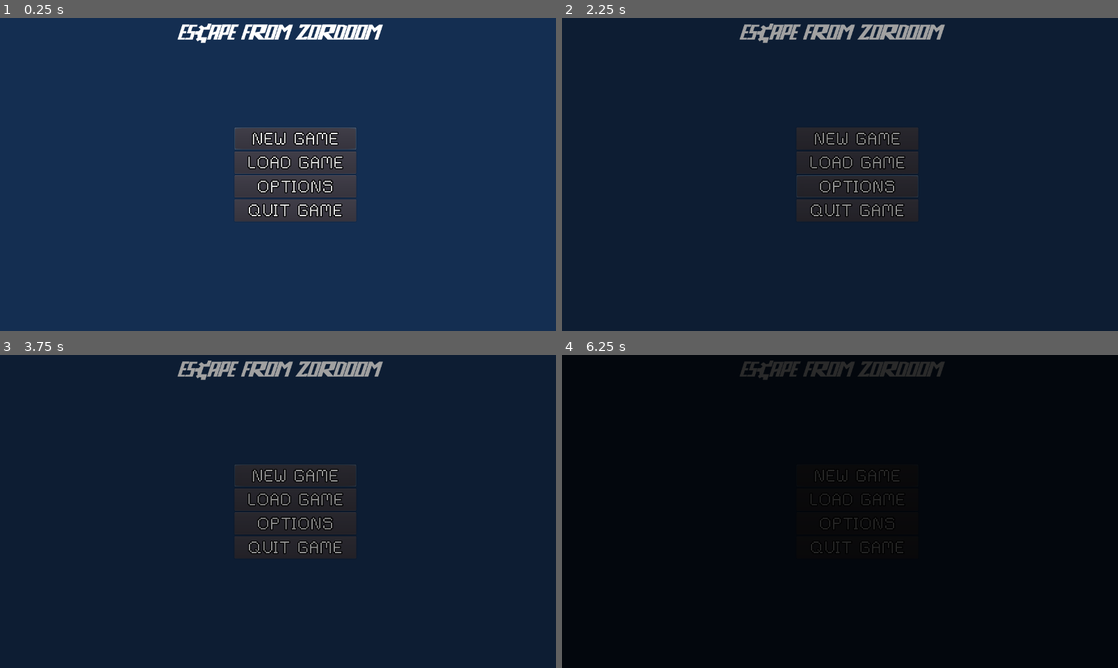
Above: before the commit, frames 1-4 (two rows, left to right).
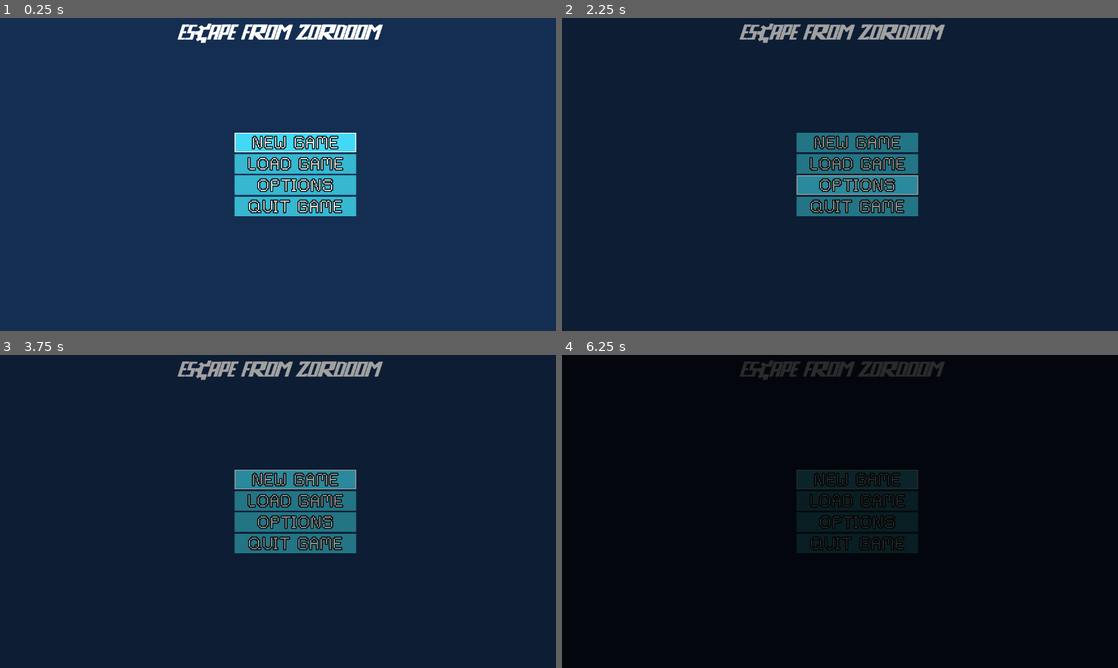
Above: after the commit, the same moments.

Repository: JoonasHeinonen/escape-from-zordoom-prison
Game: Godot game, scene res://scenes/Menu/MainMenu.tscn
The game is run twice, just before and just after one commit, with the same random seed, the same clock (stepped at 60 frames per second) and the same inputs.
Inputs:
- Up to frame 1 (0.25 s): no input
- Up to frame 2 (2.25 s): click "LOAD GAME" at 0.5 s; click "Back" at 1.25 s; click "OPTIONS" at 2 s
- Up to frame 3 (3.75 s): click "Back" at 2.75 s; click "NEW GAME" at 3.5 s
- Up to frame 4 (6.25 s): click "NEW GAME" at 4.25 s; click "NEW GAME" at 5 s; tap Enter at 5.75 s

The runs differ from the first frame. In frame 1, 5.9% of the frame differs, in the area x 42-65%, y 34-65%; in frame 2, 5.4%; in frame 3, 5.3%; in frame 4, 1.7%.

Commit message:
feature/theme: Created the theme and added quit button functionality.

Diff:
--- a/default_env.tres
+++ b/default_env.tres
@@ -1,5 +1,7 @@
 [gd_resource type="Environment" load_steps=2 format=2]
+
 [sub_resource type="ProceduralSky" id=1]
+
 [resource]
 background_mode = 2
 background_sky = SubResource( 1 )
--- a/scenes/Menu/MainMenu.tscn
+++ b/scenes/Menu/MainMenu.tscn
@@ -45,24 +45,26 @@
 alignment = 1
 
 [node name="NewGameButton" parent="VBoxContainer/CenterRow/Buttons" instance=ExtResource( 5 )]
-margin_top = 252.0
+margin_top = 264.0
 margin_right = 280.0
-margin_bottom = 303.0
+margin_bottom = 309.0
 
 [node name="LoadGameButton" parent="VBoxContainer/CenterRow/Buttons" instance=ExtResource( 2 )]
-margin_top = 307.0
+margin_top = 313.0
 margin_right = 280.0
 margin_bottom = 358.0
+scene_to_load = "res://scenes/Menu/LoadGame.tscn"
 
 [node name="OptionsButton" parent="VBoxContainer/CenterRow/Buttons" instance=ExtResource( 3 )]
 margin_top = 362.0
 margin_right = 280.0
-margin_bottom = 413.0
+margin_bottom = 407.0
+scene_to_load = "res://scenes/Menu/Options.tscn"
 
 [node name="QuitGameButton" parent="VBoxContainer/CenterRow/Buttons" instance=ExtResource( 4 )]
-margin_top = 417.0
+margin_top = 411.0
 margin_right = 280.0
-margin_bottom = 468.0
+margin_bottom = 456.0
 
 [node name="FadeIn" parent="." instance=ExtResource( 6 )]
 visible = false
--- a/scenes/Menu/MainMenuButtons/LoadGameButtonButton.tscn
+++ b/scenes/Menu/MainMenuButtons/LoadGameButtonButton.tscn
@@ -4,4 +4,3 @@
 
 [node name="LoadGameButton" instance=ExtResource( 1 )]
 text = "LOAD GAME"
-scene_to_load = "res://scenes/Menu/LoadGame.tscn"
--- a/scenes/Menu/MainMenuButtons/NewGameButton.tscn
+++ b/scenes/Menu/MainMenuButtons/NewGameButton.tscn
@@ -4,4 +4,3 @@
 
 [node name="NewGameButton" instance=ExtResource( 1 )]
 text = "NEW GAME"
-scene_to_load = "res://scenes/Menu/NewGame.tscn"
--- a/scenes/Menu/MainMenuButtons/OptionsButton.tscn
+++ b/scenes/Menu/MainMenuButtons/OptionsButton.tscn
@@ -4,4 +4,3 @@
 
 [node name="OptionsButton" instance=ExtResource( 1 )]
 text = "OPTIONS"
-scene_to_load = "res://scenes/Menu/Options.tscn"
--- a/scenes/Menu/MainMenuButtons/QuitGameButton.tscn
+++ b/scenes/Menu/MainMenuButtons/QuitGameButton.tscn
@@ -4,3 +4,5 @@
 
 [node name="QuitGameButton" instance=ExtResource( 1 )]
 text = "QUIT GAME"
+
+[connection signal="pressed" from="." to="." method="_on_QuitGameButton_pressed"]
--- a/scenes/Menu/Materials/MenuButton.tscn
+++ b/scenes/Menu/Materials/MenuButton.tscn
@@ -1,11 +1,13 @@
-[gd_scene load_steps=3 format=2]
+[gd_scene load_steps=4 format=2]
 
 [ext_resource path="res://resources/fonts/rainyhearts.tres" type="DynamicFont" id=1]
 [ext_resource path="res://src/scripts/Menu/MenuButton.gd" type="Script" id=2]
+[ext_resource path="res://src/theme/zordoom_theme.tres" type="Theme" id=3]
 
 [node name="MenuButton" type="Button"]
 margin_right = 1280.0
 margin_bottom = 51.0
+theme = ExtResource( 3 )
 custom_fonts/font = ExtResource( 1 )
 text = "label"
 script = ExtResource( 2 )
--- a/scenes/Menu/MenuScene.tscn
+++ b/scenes/Menu/MenuScene.tscn
@@ -1,7 +1,8 @@
-[gd_scene load_steps=3 format=2]
+[gd_scene load_steps=4 format=2]
 
 [ext_resource path="res://resources/fonts/rainyhearts.tres" type="DynamicFont" id=1]
 [ext_resource path="res://src/scripts/Menu/ReturnMainMenu.gd" type="Script" id=2]
+[ext_resource path="res://src/theme/zordoom_theme.tres" type="Theme" id=3]
 
 [node name="MenuScene" type="Control"]
 anchor_right = 1.0
@@ -13,14 +14,15 @@
 anchor_bottom = 1.0
 
 [node name="VBoxContainer" type="VBoxContainer" parent="CenterContainer"]
-margin_left = 589.0
-margin_top = 334.0
-margin_right = 691.0
-margin_bottom = 385.0
+margin_left = 595.0
+margin_top = 337.0
+margin_right = 685.0
+margin_bottom = 382.0
 
 [node name="Button" type="Button" parent="CenterContainer/VBoxContainer"]
-margin_right = 102.0
-margin_bottom = 51.0
+margin_right = 90.0
+margin_bottom = 45.0
+theme = ExtResource( 3 )
 custom_fonts/font = ExtResource( 1 )
 text = "Back"
 
--- a/src/scripts/Menu/MenuButton.gd
+++ b/src/scripts/Menu/MenuButton.gd
@@ -2,6 +2,10 @@
 
 export (String) var scene_to_load
 
-# Called when the node enters the scene tree for the first time.
 func _ready():
-	pass # Replace with function body.
+	var index_button = self
+	index_button.grab_focus()
+
+# Quits the game.
+func _on_QuitGameButton_pressed():
+	get_tree().quit()
--- /dev/null
+++ b/src/theme/zordoom_theme.tres
@@ -0,0 +1,63 @@
+[gd_resource type="Theme" load_steps=13 format=2]
+
+[ext_resource path="res://resources/fonts/rainyhearts.tres" type="DynamicFont" id=1]
+
+[sub_resource type="StyleBoxFlat" id=1]
+
+[sub_resource type="StyleBoxFlat" id=2]
+bg_color = Color( 0.262745, 0.854902, 0.972549, 1 )
+border_width_left = 2
+border_width_top = 2
+border_width_right = 2
+border_width_bottom = 2
+border_color = Color( 1, 1, 1, 1 )
+
+[sub_resource type="StyleBoxFlat" id=3]
+bg_color = Color( 0.262745, 0.854902, 0.972549, 1 )
+
+[sub_resource type="StyleBoxFlat" id=4]
+bg_color = Color( 0.219608, 0.721569, 0.819608, 1 )
+
+[sub_resource type="StyleBoxFlat" id=5]
+bg_color = Color( 0.145098, 0.47451, 0.541176, 1 )
+
+[sub_resource type="StyleBoxFlat" id=11]
+bg_color = Color( 0.290196, 0.290196, 0.290196, 0 )
+border_width_left = 2
+border_width_top = 2
+border_width_right = 2
+border_width_bottom = 2
+border_color = Color( 1, 1, 1, 1 )
+
+[sub_resource type="StyleBoxFlat" id=12]
+bg_color = Color( 0.145098, 0.47451, 0.541176, 1 )
+
+[sub_resource type="StyleBoxFlat" id=9]
+bg_color = Color( 0.145098, 0.47451, 0.541176, 1 )
+
+[sub_resource type="StyleBoxFlat" id=10]
+bg_color = Color( 0.219608, 0.721569, 0.819608, 1 )
+
+[sub_resource type="StyleBoxFlat" id=7]
+bg_color = Color( 1, 1, 1, 0 )
+border_width_left = 2
+border_width_top = 2
+border_width_right = 2
+border_width_bottom = 2
+
+[sub_resource type="StyleBoxFlat" id=8]
+bg_color = Color( 0.145098, 0.47451, 0.541176, 1 )
+
+[resource]
+default_font = ExtResource( 1 )
+Button/styles/disabled = SubResource( 1 )
+Button/styles/focus = SubResource( 2 )
+Button/styles/hover = SubResource( 3 )
+Button/styles/normal = SubResource( 4 )
+Button/styles/pressed = SubResource( 5 )
+LineEdit/styles/focus = SubResource( 11 )
+LineEdit/styles/normal = SubResource( 12 )
+TabContainer/styles/panel = SubResource( 9 )
+TabContainer/styles/tab_fg = SubResource( 10 )
+TextEdit/styles/focus = SubResource( 7 )
+TextEdit/styles/normal = SubResource( 8 )
